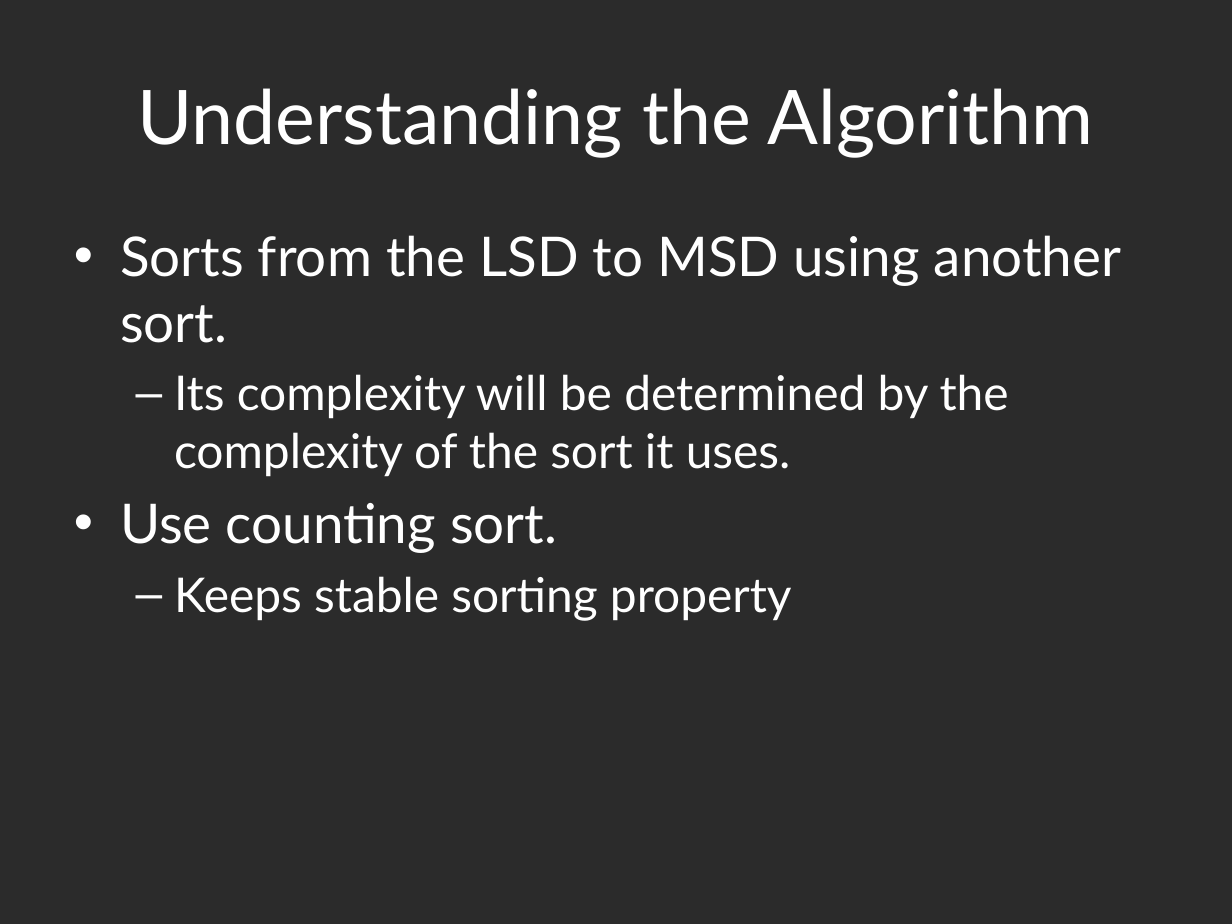
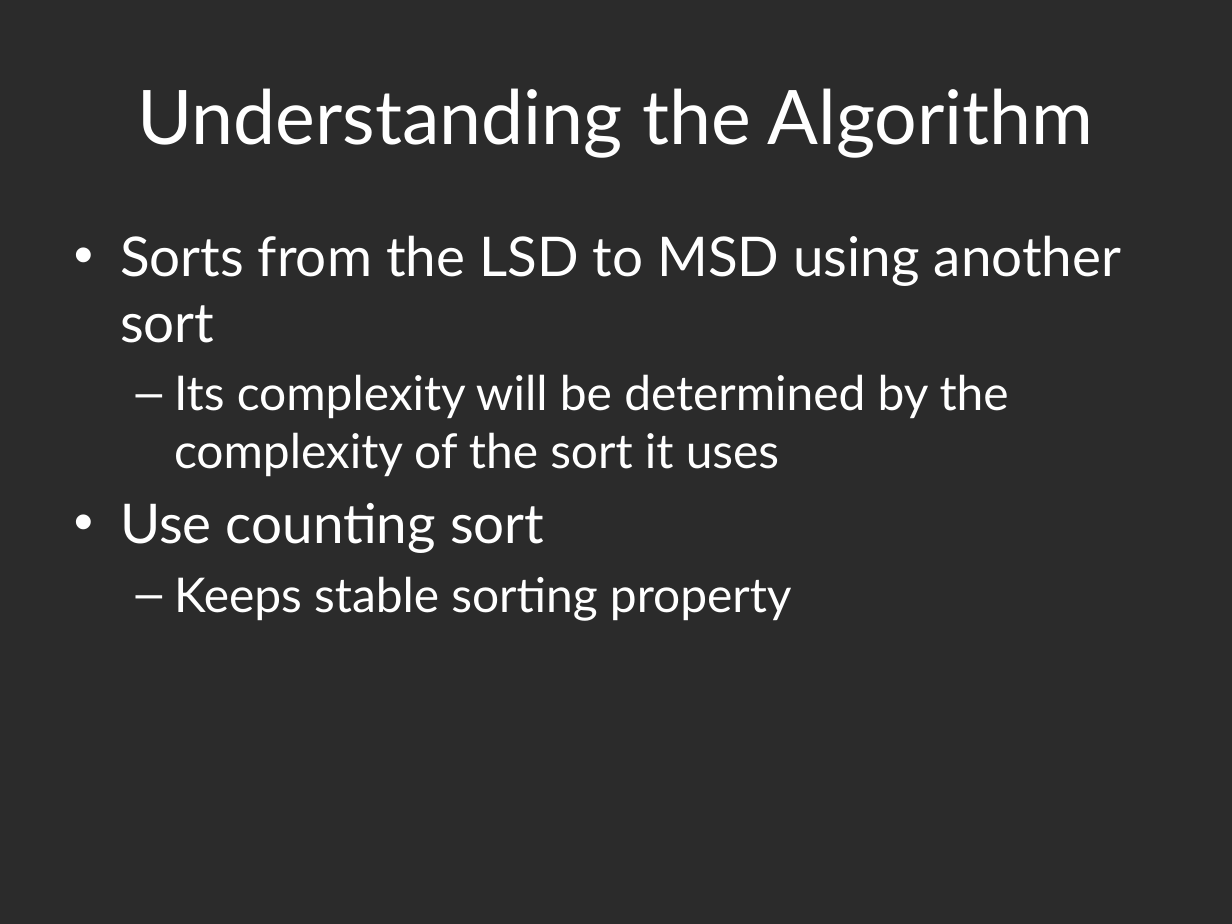
Before and after one commit to hyoshid1/project375, a slide deck: slide 3 of presentation_DRAFT.pptx. Drawn at 1232x924 pixels with LibreOffice and Linux fonts; fonts in the diff are those of the drawing; background and template pictures are left out; a plain dark background stands for a picture behind light text. Boxes give left, top, right and bottom in pixels: in the first picture for what was removed or moved away, otherwise in the second. Text is boxed around its words. In the diff, an @@ line names an element or a change of style, - is before the commit and + after.

```diff
--- a/presentation_DRAFT.pptx
+++ b/presentation_DRAFT.pptx
@@ text at box(120, 235, 1121, 553): text changed @@
-• Sorts from the LSD to MSD using another sort.
-  – Its complexity will be determined by the complexity of the sort it uses.
-• Use counting sort.
+• Sorts from the LSD to MSD using another sort
+  – Its complexity will be determined by the complexity of the sort it uses
+• Use counting sort
```
Also in this commit, not shown: 1 other slide changed.
